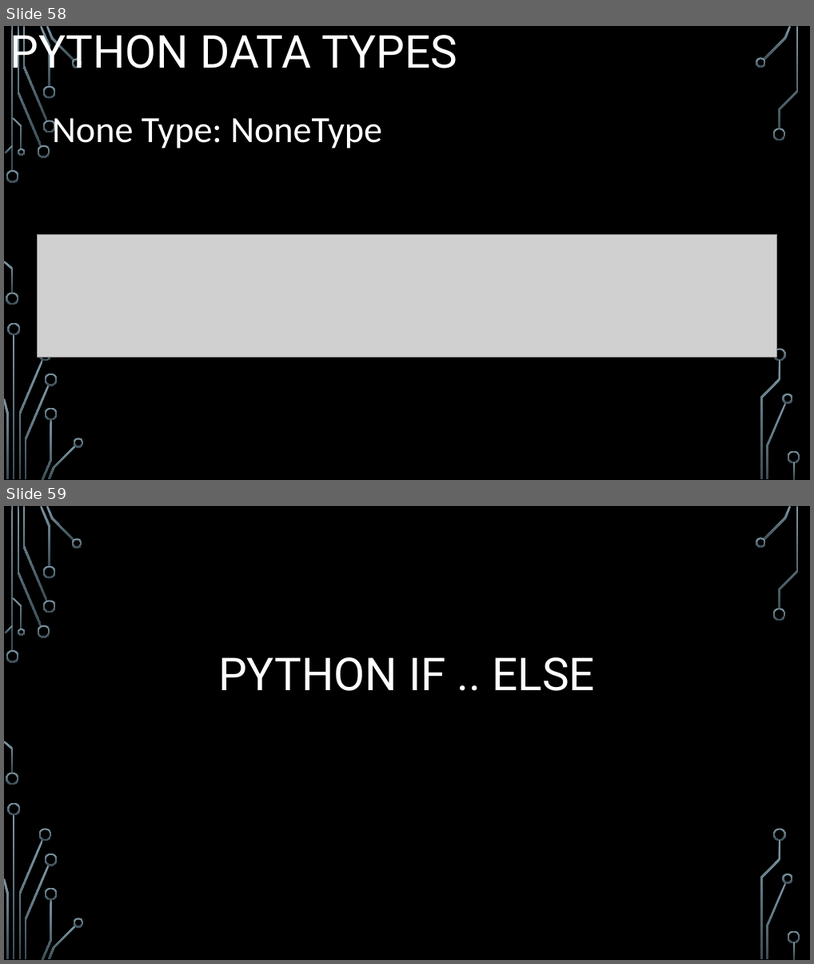
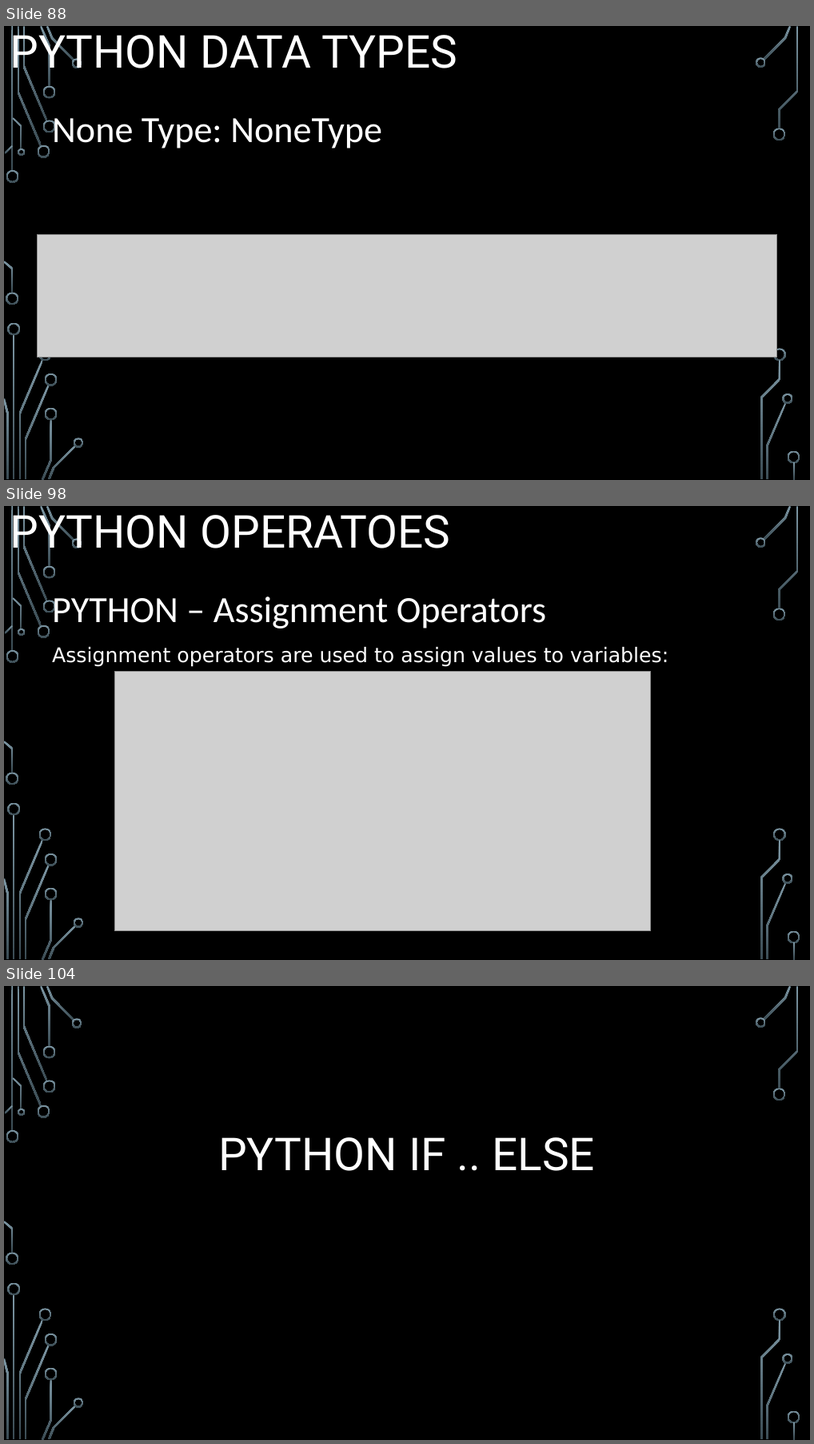
Before and after one commit to mjaypecjo/cs2022, a slide deck: python/4110E228_Report_Python.pptx. Shown one above the other, each under a label of ours: slides 58 and 59 before the commit, slides 88, 98 and 104 after it; the slides between them are not shown. The pictures are 814x964 and 814x1444 pixels, drawn with LibreOffice and Linux fonts; fonts in the diff are those of the drawing; grey boxes stand for pictures; background and template pictures are left out. Boxes give left, top, right and bottom in pixels: in the first picture for what was removed or moved away, otherwise in the second. Text is boxed around its words. In the diff, an @@ line names an element or a change of style, - is before the commit and + after.

```diff
--- a/python/4110E228_Report_Python.pptx
+++ b/python/4110E228_Report_Python.pptx
@@ slide 98 added at box(4, 506, 810, 960), background picture (left out); not listed: 36 template elements that a slide beside it also shows @@
@@ title added at box(10, 506, 450, 559), 54 pt, text #FFFFFF @@
+PYTHON OPERATOES
@@ text added at box(52, 596, 546, 628), 44 pt, text #FFFFFF @@
+PYTHON – Assignment Operators
@@ text added at box(52, 647, 669, 667), 24 pt, text #FFFFFF @@
+Assignment operators are used to assign values to variables:
@@ picture added at box(114, 671, 651, 932) @@
@@ what was slide 58 is now slide 88 @@
@@ what was slide 59 is now slide 104 @@
```
Also in this commit, not shown: 44 other slides added.
